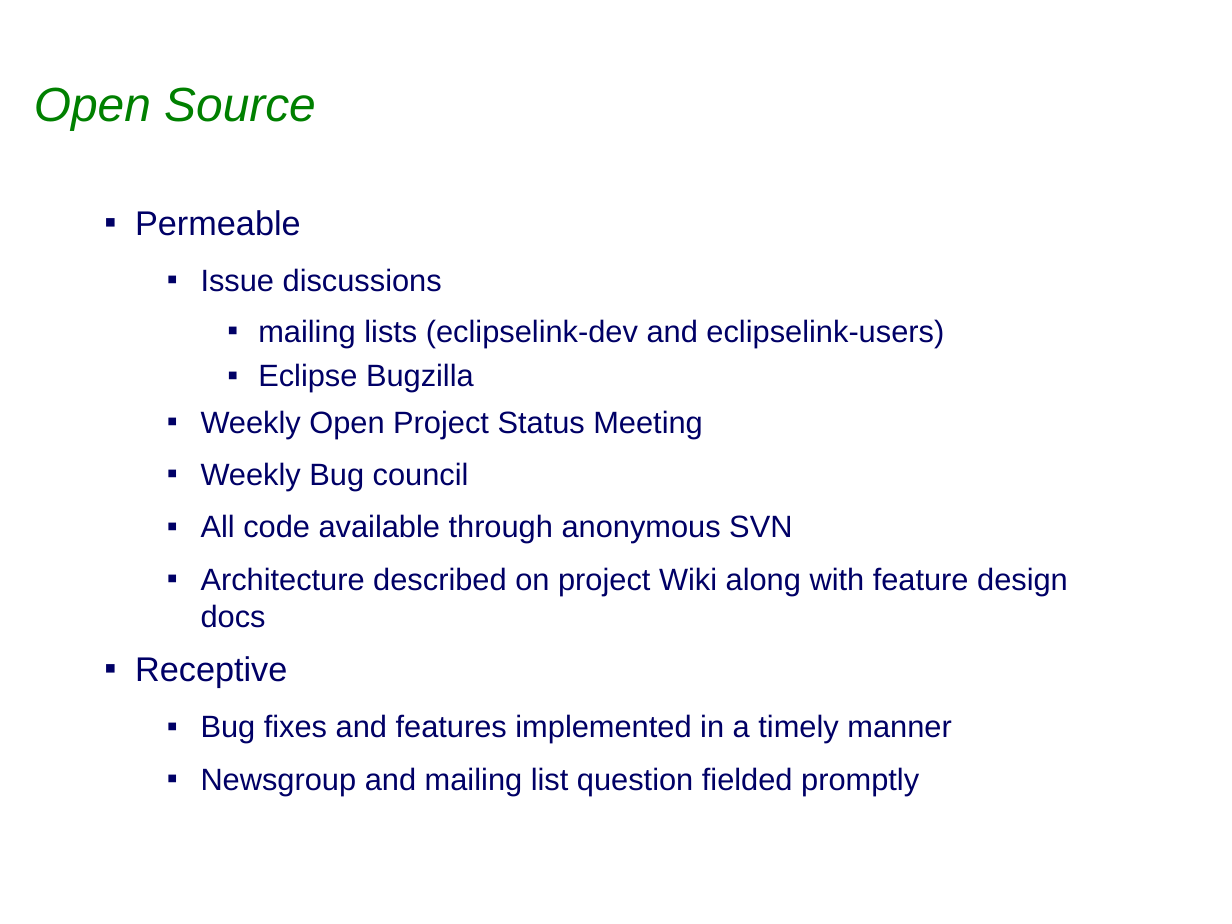
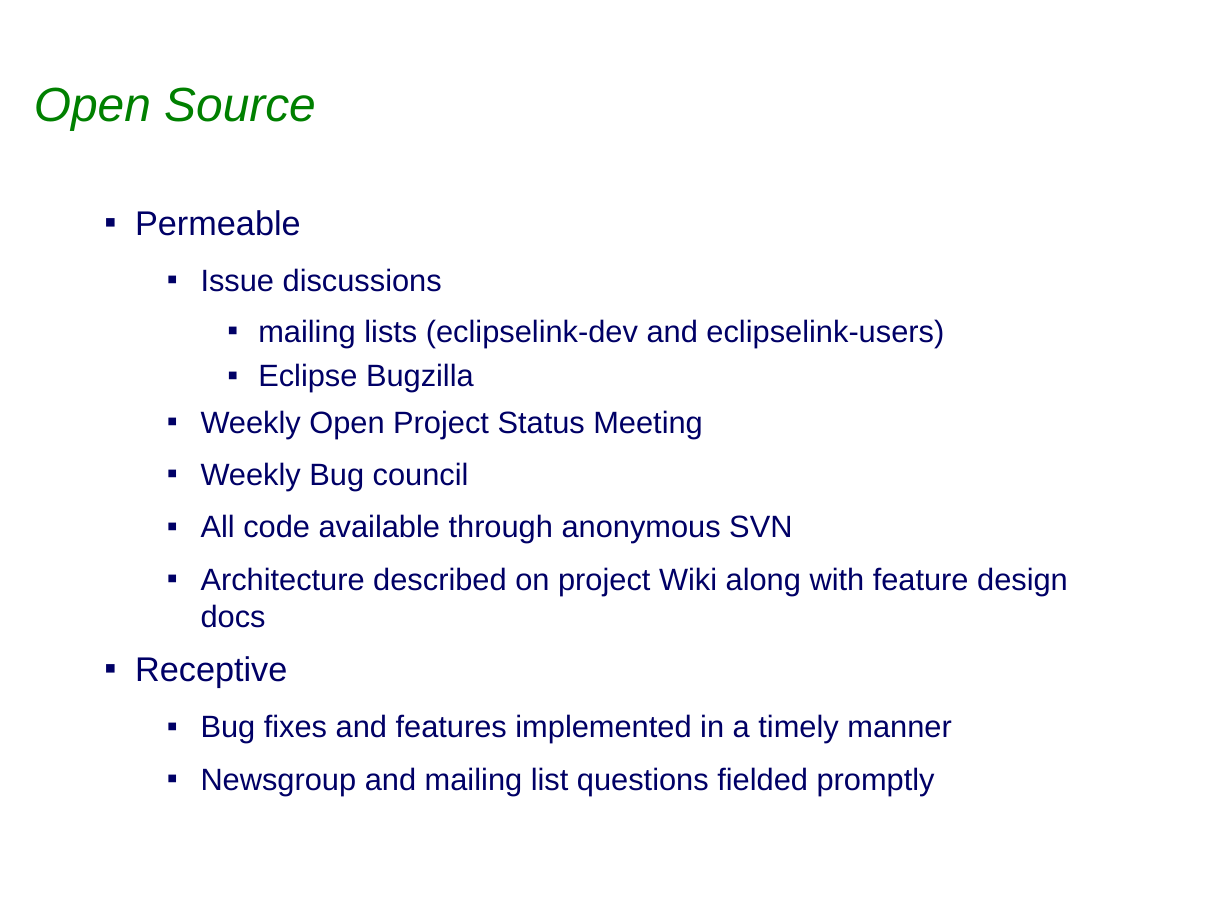
Before and after one commit to bfg-repo-cleaner-demos/eclipselink.runtime-bfg-strip-big-blobs, a slide deck: slide 9 of project-admin/Eclipselink_1.2.0_Release_Review.ppt (slide 10 before the commit). Drawn at 1232x924 pixels with LibreOffice and Linux fonts; fonts in the diff are those of the drawing; background and template pictures are left out. Boxes give left, top, right and bottom in pixels: in the first picture for what was removed or moved away, otherwise in the second. Text is boxed around its words. In the diff, an @@ line names an element or a change of style, - is before the commit and + after.

```diff
--- a/project-admin/Eclipselink_1.2.0_Release_Review.ppt
+++ b/project-admin/Eclipselink_1.2.0_Release_Review.ppt
@@ text at (201,767,935,795): text changed @@
-  ▪ Newsgroup and mailing list question fielded promptly
+  ▪ Newsgroup and mailing list questions fielded promptly
```
Also in this commit, not shown: 5 other slides changed, 1 slide removed.
